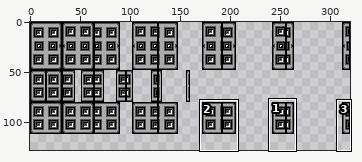
A pixel-art file gets an edit: Assets/Sprites/Aseprite/Environment/Door Tiles.aseprite. Above: a wide view before the commit, with the close-up outlined.
Close-up. Old version:
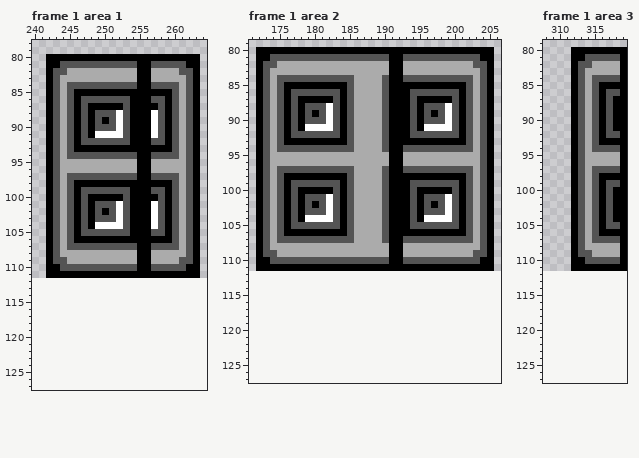
320x112 pixels, 6 frames. Shown: frame 1 area 1: x 240..264, y 78..127; frame 1 area 2: x 171..206, y 79..127; frame 1 area 3: x 308..319, y 79..127. The old version is drawn lined up with the new one, on the new canvas. The commit also changed other frames or places, which this record leaves out.
New version:
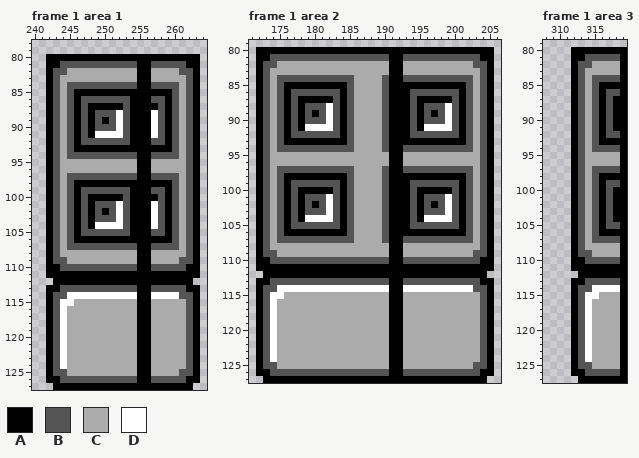
Palette (. is transparent): A #000000  B #545454  C #ababab  D #ffffff
The exact change:
canvas 320x112 -> 320x128
Frame 1 area 1:
y 112: x 243..262 .................... -> AAAAAAAAAAAAAAAAAAAA
y 113: x 242..263 ...................... -> AABBBBBBBBBBBAABBBBBAA
y 114: x 242..263 ...................... -> ABBDDDDDDDDDDAADDDDBBA
y 115: x 242..263 ...................... -> ABDDCCCCCCCCCAACCCCCBA
y 116..124: x 242..263 ...................... -> ABDCCCCCCCCCCAACCCCCBA
y 125: x 242..263 ...................... -> ABBCCCCCCCCCCAACCCCBBA
y 126: x 242..263 ...................... -> AABBBBBBBBBBBAABBBBBAA
y 127: x 243..262 .................... -> AAAAAAAAAAAAAAAAAAAA
Frame 1 area 2:
y 112: x 173..204 ................................ -> AAAAAAAAAAAAAAAAAAAAAAAAAAAAAAAA
y 113: x 172..205 .................................. -> AABBBBBBBBBBBBBBBBBAABBBBBBBBBBBAA
y 114: x 172..205 .................................. -> ABBDDDDDDDDDDDDDDDDAADDDDDDDDDDBBA
y 115: x 172..205 .................................. -> ABDDCCCCCCCCCCCCCCCAACCCCCCCCCCCBA
y 116..124: x 172..205 .................................. -> ABDCCCCCCCCCCCCCCCCAACCCCCCCCCCCBA
y 125: x 172..205 .................................. -> ABBCCCCCCCCCCCCCCCCAACCCCCCCCCCBBA
y 126: x 172..205 .................................. -> AABBBBBBBBBBBBBBBBBAABBBBBBBBBBBAA
y 127: x 173..204 ................................ -> AAAAAAAAAAAAAAAAAAAAAAAAAAAAAAAA
Frame 1 area 3:
y 112: x 313..319 ....... -> AAAAAAA
y 113: x 312..319 ........ -> AABBBBBA
y 114: x 312..319 ........ -> ABBDDDDA
y 115: x 312..319 ........ -> ABDDCCCA
y 116..124: x 312..319 ........ -> ABDCCCCA
y 125: x 312..319 ........ -> ABBCCCCA
y 126: x 312..319 ........ -> AABBBBBA
y 127: x 313..319 ....... -> AAAAAAA
Changed places in both close-ups, as pixel boxes (x1, y1, x2, y2):
added: (46, 278, 200, 390)
added: (256, 271, 494, 383)
added: (571, 271, 627, 383)
